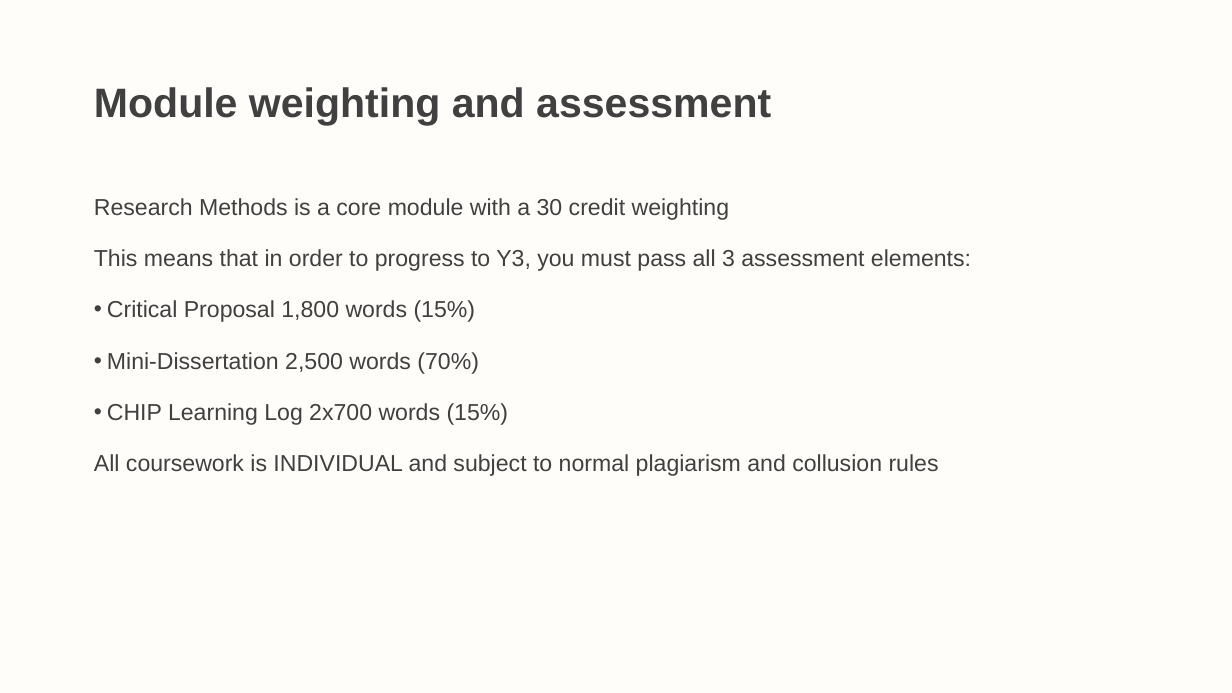
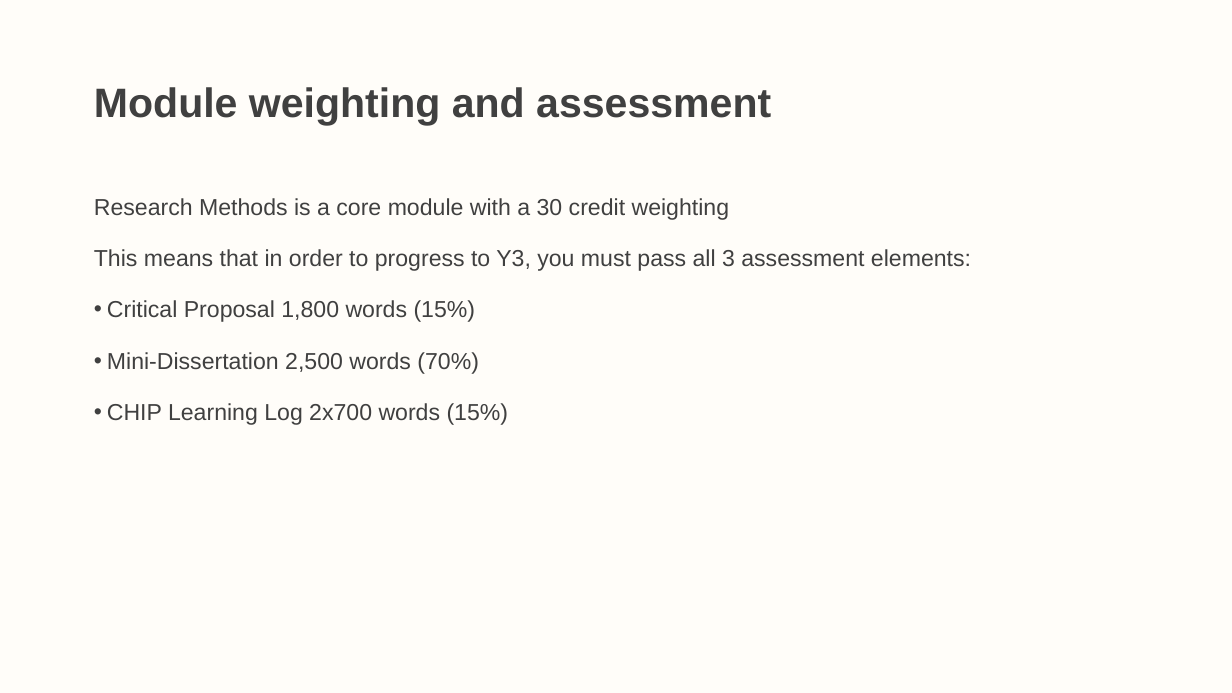
Before and after one commit to LittleMonkeyLab/PS52007Dslides, a slide deck: slide 9 of _site/lectures/Lecture00/Lecture00.pptx. Drawn at 1232x693 pixels with LibreOffice and Linux fonts; fonts in the diff are those of the drawing. Boxes give left, top, right and bottom in pixels: in the first picture for what was removed or moved away, otherwise in the second. Text is boxed around its words. In the diff, an @@ line names an element or a change of style, - is before the commit and + after.

```diff
--- a/_site/lectures/Lecture00/Lecture00.pptx
+++ b/_site/lectures/Lecture00/Lecture00.pptx
@@ text at [94,454,939,476]: paragraph removed @@
-All coursework is INDIVIDUAL and subject to normal plagiarism and collusion rules
```
Also in this commit, not shown: 1 slide added, 16 other files.
